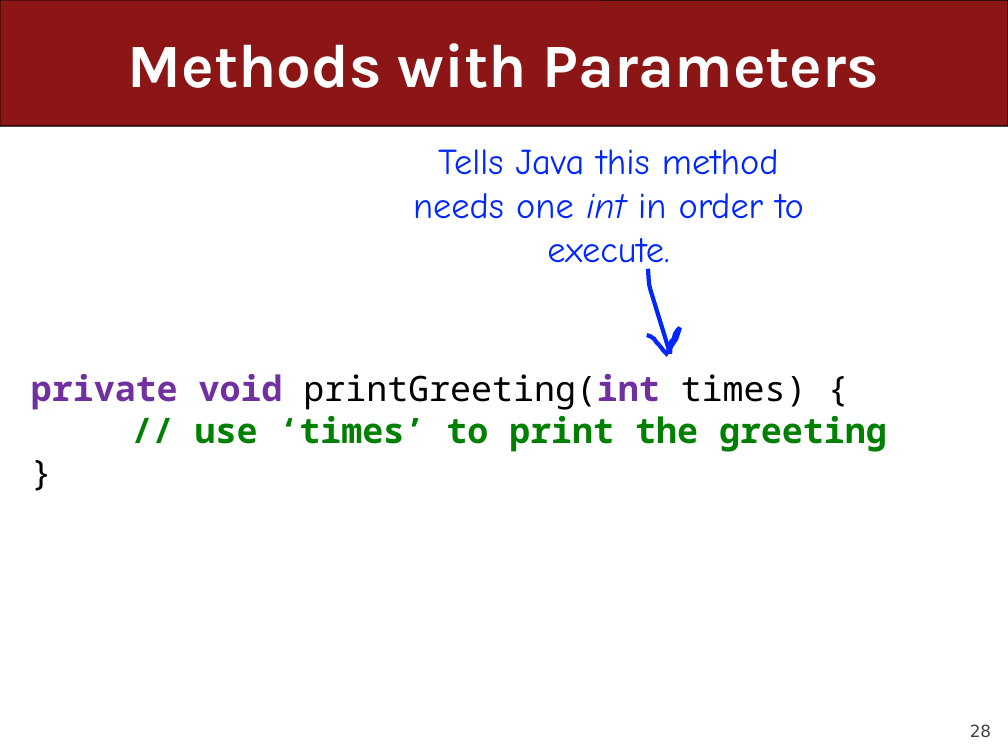
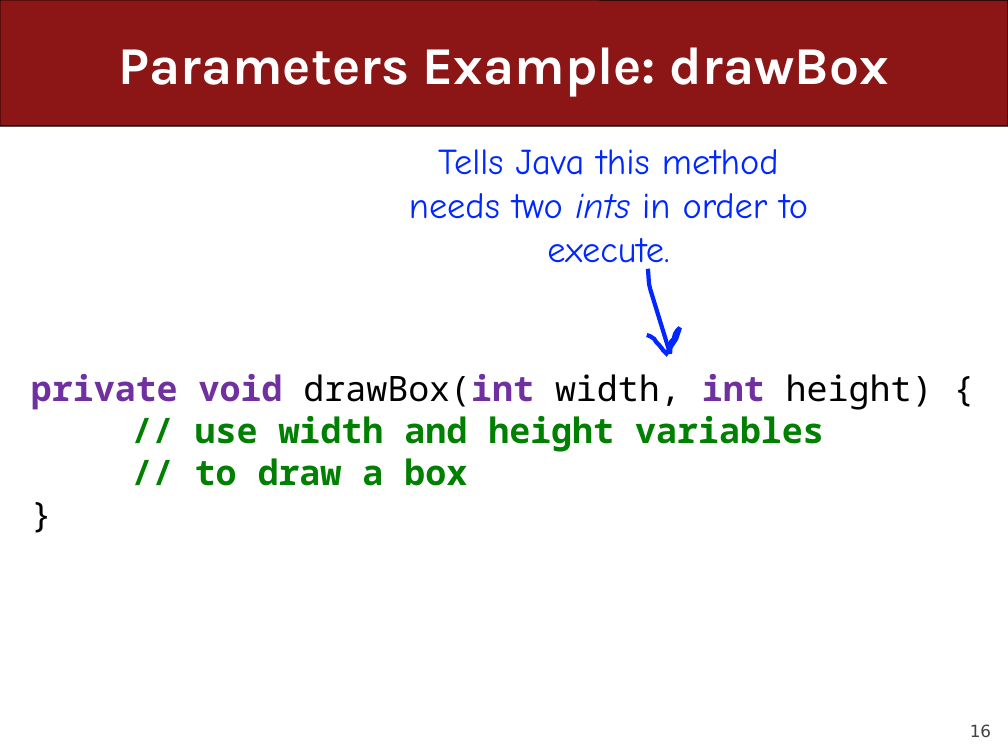
Before and after one commit to ckincaid17/cs106a-summer-2018, a slide deck: slide 16 of WWW/lectures/Lecture8/Lecture8.pptx (slide 28 before the commit). Drawn at 1008x756 pixels with LibreOffice and Linux fonts; fonts in the diff are those of the drawing. Boxes give left, top, right and bottom in pixels: in the first picture for what was removed or moved away, otherwise in the second. Text is boxed around its words. In the diff, an @@ line names an element or a change of style, - is before the commit and + after.

```diff
--- a/WWW/lectures/Lecture8/Lecture8.pptx
+++ b/WWW/lectures/Lecture8/Lecture8.pptx
@@ title at (x1=119, y1=47, x2=889, y2=96): text changed; size 44 to 38 pt @@
-Methods with Parameters
+Parameters Example: drawBox
@@ text at (x1=409, y1=149, x2=808, y2=274): text changed @@
-Tells Java this method needs one int in order to execute.
+Tells Java this method needs two ints in order to execute.
@@ text at (x1=31, y1=374, x2=933, y2=486): text changed @@
-private void printGreeting(int times) {
-// use ‘times’ to print the greeting
+private void drawBox(int width, int height) {
+// use width and height variables
+// to draw a box
@@ page number at (x1=970, y1=724, x2=991, y2=737): text changed @@
-28
+16
```
Also in this commit, not shown: 5 other slides changed, 17 slides added, 23 slides removed, 1 other file.
